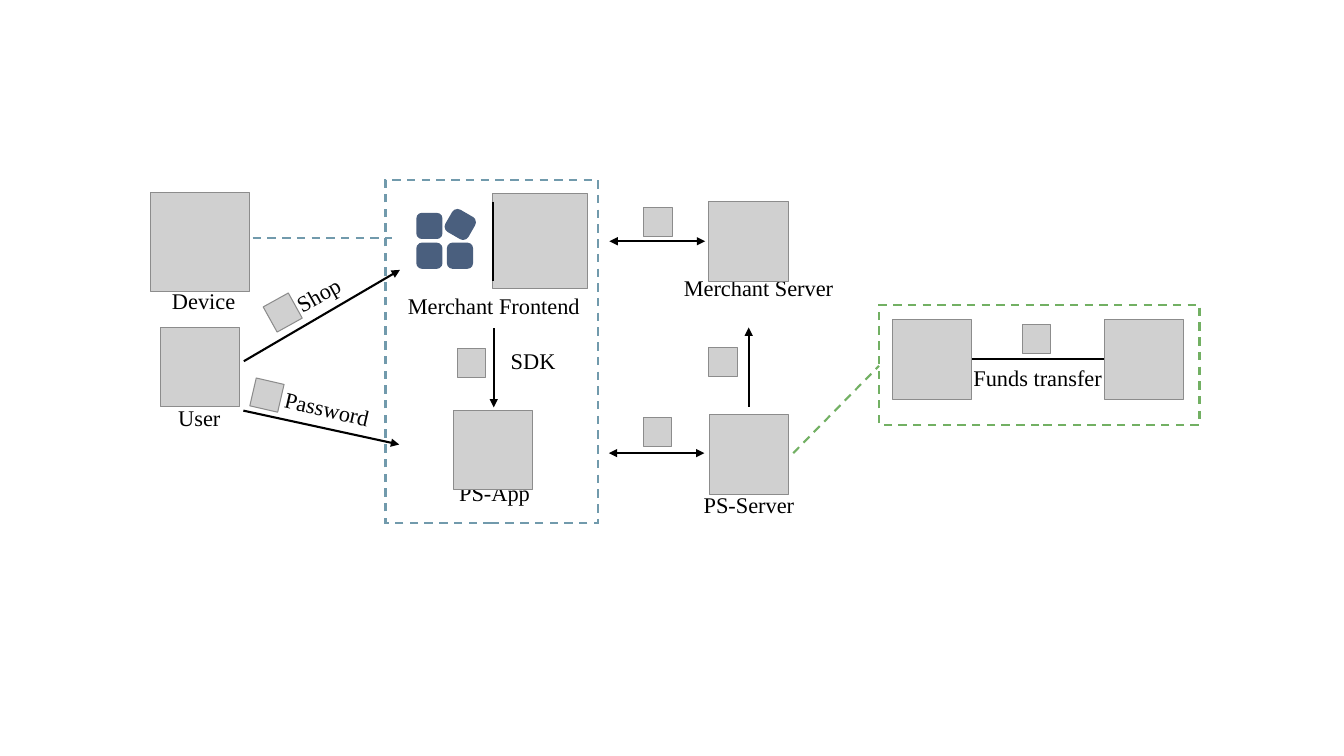
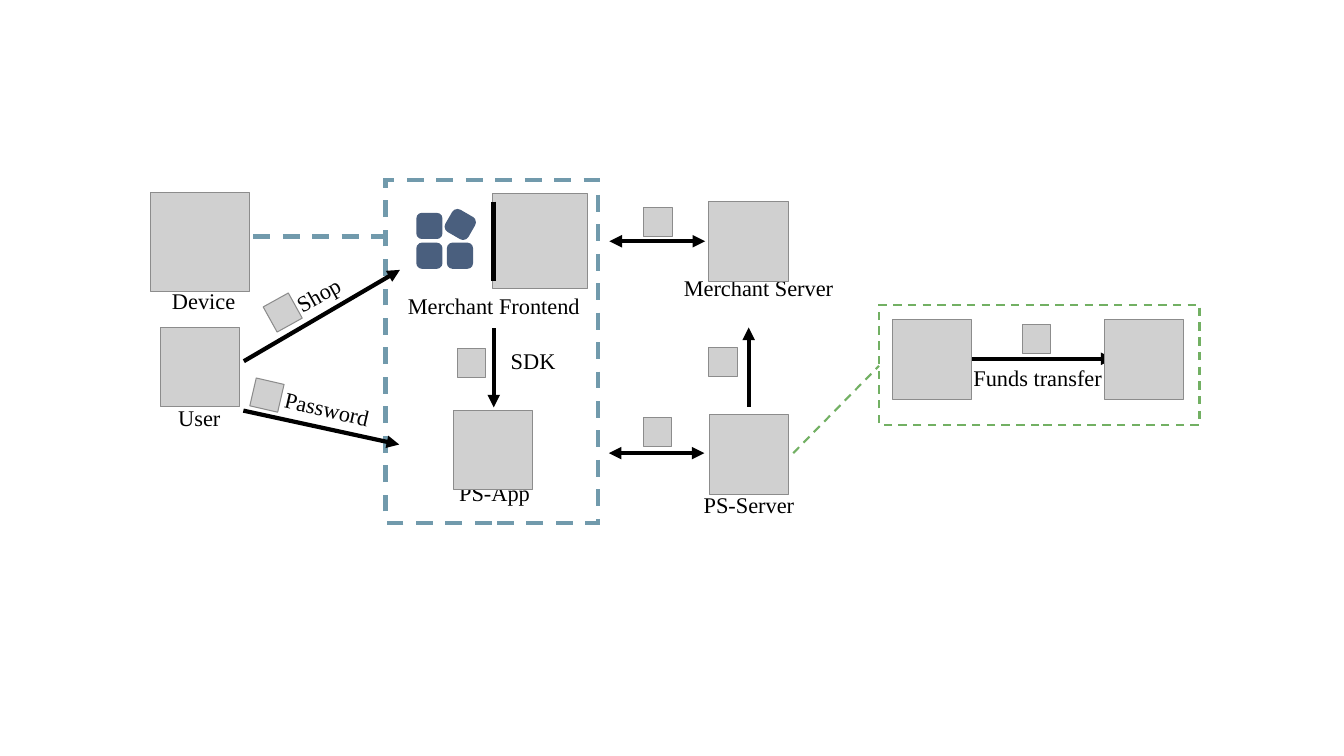
Before and after one commit to OccDeser/paper-third-party-online-payment-TDSC, a slide deck: slide 2 of img-source/images.pptx (slide 3 before the commit). Drawn at 1344x756 pixels with LibreOffice and Linux fonts; fonts in the diff are those of the drawing; grey boxes stand for pictures. Boxes give left, top, right and bottom in pixels: in the first picture for what was removed or moved away, otherwise in the second. Text is boxed around its words. In the diff, an @@ line names an element or a change of style, - is before the commit and + after.

```diff
--- a/img-source/images.pptx
+++ b/img-source/images.pptx
@@ rectangle at box(385, 179, 598, 523): outline #719AAC 1.5 pt dashed to #719AAC 3 pt dashed @@
@@ line (494, 202) - (494, 281): stroke #000000 1.5 pt to #000000 3 pt @@
@@ line moved from (253, 238) - (392, 238) to (253, 237) - (385, 237) @@
@@ line (253, 237) - (385, 237): stroke #719AAC 1.5 pt dashed to #719AAC 3 pt dashed @@
@@ double arrow (610, 241) - (706, 241): stroke #000000 1.5 pt to #000000 3 pt @@
@@ arrow (244, 361) - (400, 270): stroke #010101 1.5 pt to #010101 3 pt @@
@@ arrow (494, 328) - (494, 407): stroke #000000 1.5 pt to #000000 3 pt @@
@@ arrow (749, 328) - (749, 407): stroke #000000 1.5 pt to #000000 3 pt @@
@@ arrow (963, 359) - (1114, 359): stroke #000000 1.5 pt to #000000 3 pt @@
@@ arrow (243, 410) - (399, 445): stroke #000000 1.5 pt to #000000 3 pt @@
@@ double arrow (609, 454) - (705, 454): stroke #000000 1.5 pt to #000000 3 pt @@
```
Also in this commit, not shown: 2 other slides changed, 1 slide added.
